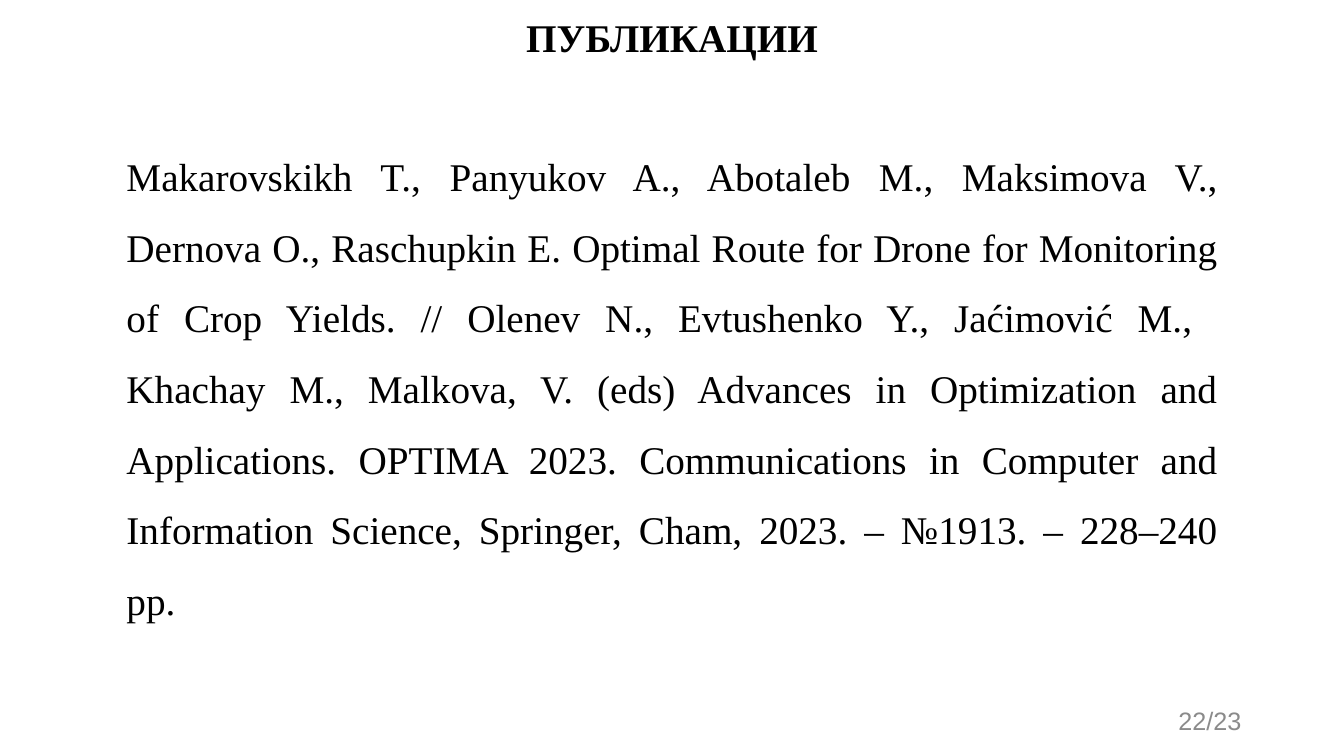
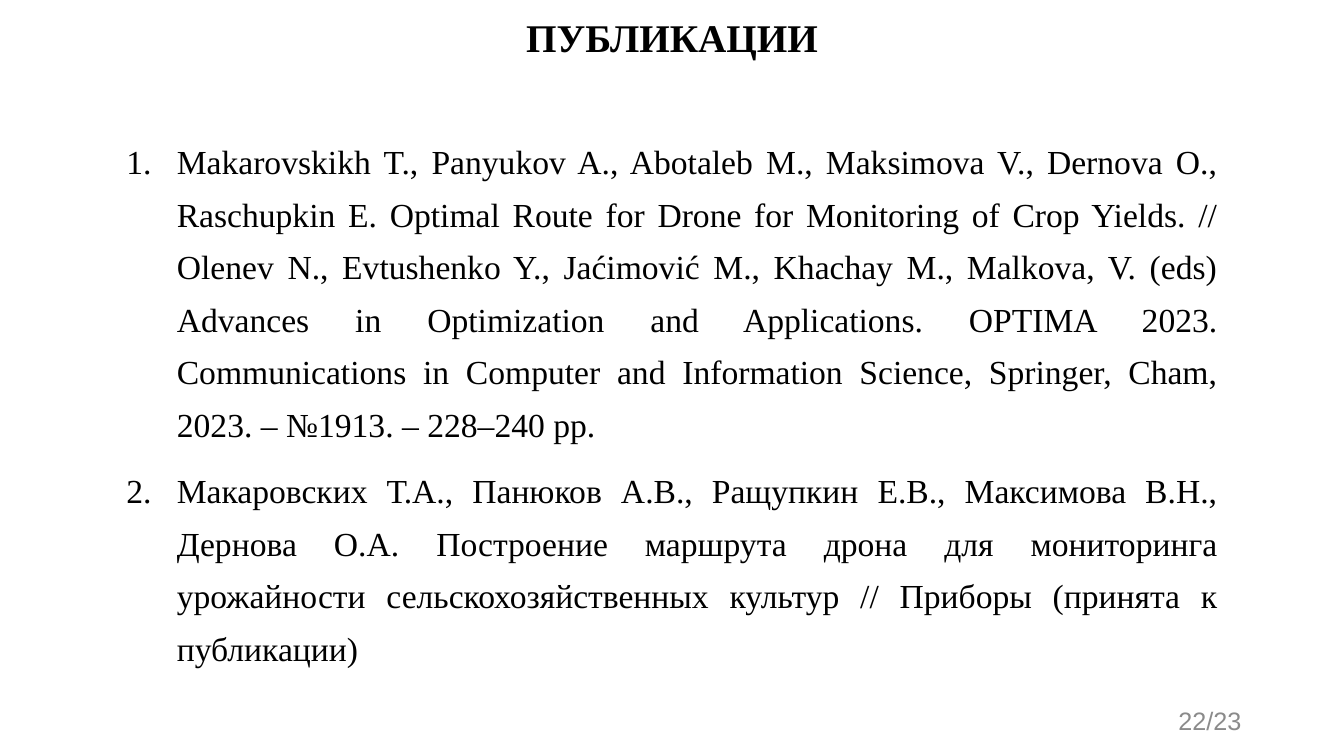
Before and after one commit to evgenkot/uav-route-calculation, a slide deck: slide 22 of doc/GQW/Raschupkin_EV_UAV_Route_Planning.pptx. Drawn at 1344x756 pixels with LibreOffice and Linux fonts; fonts in the diff are those of the drawing. Boxes give left, top, right and bottom in pixels: in the first picture for what was removed or moved away, otherwise in the second. Text is boxed around its words. In the diff, an @@ line names an element or a change of style, - is before the commit and + after.

```diff
--- a/doc/GQW/Raschupkin_EV_UAV_Route_Planning.pptx
+++ b/doc/GQW/Raschupkin_EV_UAV_Route_Planning.pptx
@@ text at bbox=[177, 150, 1218, 443]: size 28 to 24.1 pt in "Makarovskikh T., Panyukov A., Abotaleb M., Maksimova ..."; bullet none to 1.; line spacing 1.5 to 1.3 @@
@@ text at bbox=[177, 480, 1218, 667]: paragraph added @@
+2. Макаровских Т.А., Панюков А.В., Ращупкин Е.В., Максимова В.Н., Дернова О.А. Построение маршрута дрона для мониторинга урожайности сельскохозяйственных культур // Приборы (принята к публикации)
```
Also in this commit, not shown: 7 other slides changed, 4 other files.
